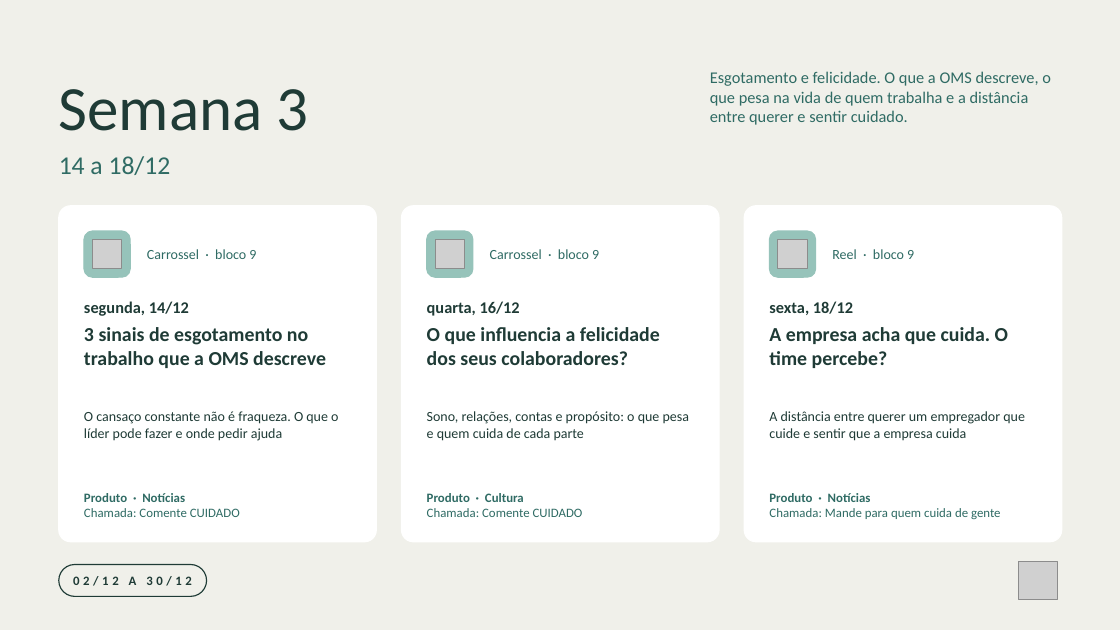
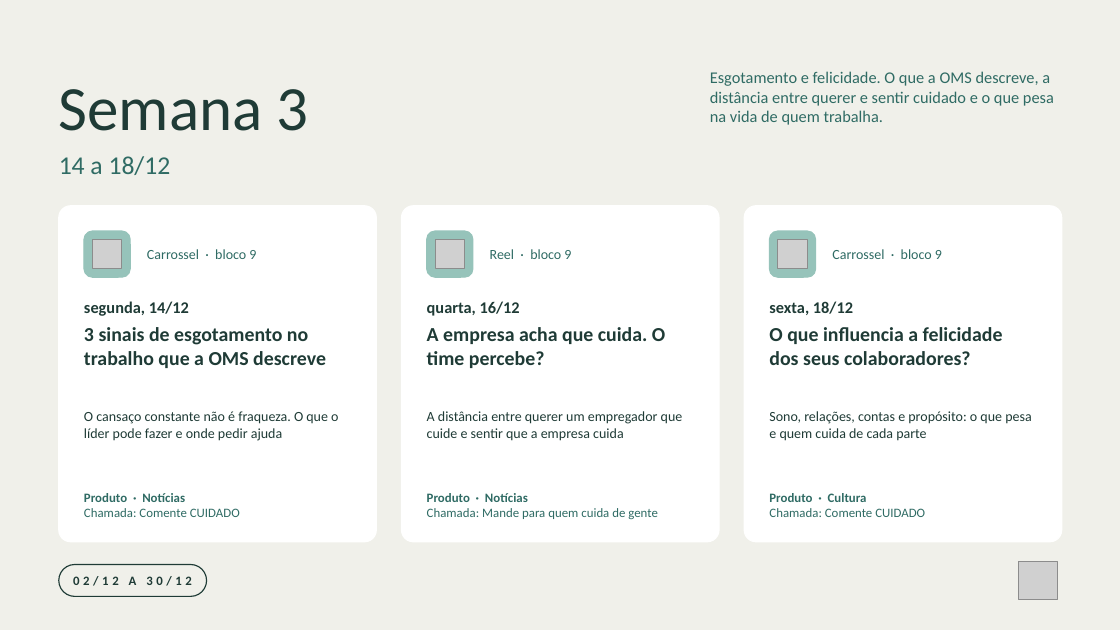
Before and after one commit to nina-rebello/comunicao-fh, a slide deck: slide 5 of marketing/calendario-dezembro/Programacao_Instagram_Dezembro_2026.pptx. Drawn at 1120x630 pixels with LibreOffice and Linux fonts; fonts in the diff are those of the drawing; grey boxes stand for pictures. Boxes give left, top, right and bottom in pixels: in the first picture for what was removed or moved away, otherwise in the second. Text is boxed around its words. In the diff, an @@ line names an element or a change of style, - is before the commit and + after.

```diff
--- a/marketing/calendario-dezembro/Programacao_Instagram_Dezembro_2026.pptx
+++ b/marketing/calendario-dezembro/Programacao_Instagram_Dezembro_2026.pptx
@@ text at [710, 71, 1054, 125]: text changed @@
-Esgotamento e felicidade. O que a OMS descreve, o que pesa na vida de quem trabalha e a distância entre querer e sentir cuidado.
+Esgotamento e felicidade. O que a OMS descreve, a distância entre querer e sentir cuidado e o que pesa na vida de quem trabalha.
@@ text at [490, 249, 571, 259]: text changed @@
-Carrossel · bloco 9
+Reel · bloco 9
@@ text at [832, 249, 942, 259]: text changed @@
-Reel · bloco 9
+Carrossel · bloco 9
@@ text at [427, 327, 665, 368]: text changed @@
-O que influencia a felicidade dos seus colaboradores?
+A empresa acha que cuida. O time percebe?
@@ text at [769, 327, 1003, 365]: text changed @@
-A empresa acha que cuida. O time percebe?
+O que influencia a felicidade dos seus colaboradores?
@@ text at [427, 411, 683, 441]: text changed @@
-Sono, relações, contas e propósito: o que pesa e quem cuida de cada parte
+A distância entre querer um empregador que cuide e sentir que a empresa cuida
@@ text at [769, 411, 1031, 441]: text changed @@
-A distância entre querer um empregador que cuide e sentir que a empresa cuida
+Sono, relações, contas e propósito: o que pesa e quem cuida de cada parte
@@ text at [427, 493, 658, 519]: text changed @@
-Produto · Cultura
-Chamada: Comente CUIDADO
+Produto · Notícias
+Chamada: Mande para quem cuida de gente
@@ text at [769, 493, 925, 517]: text changed @@
-Produto · Notícias
-Chamada: Mande para quem cuida de gente
+Produto · Cultura
+Chamada: Comente CUIDADO
```
Also in this commit, not shown: 4 other slides changed, 13 other files.
